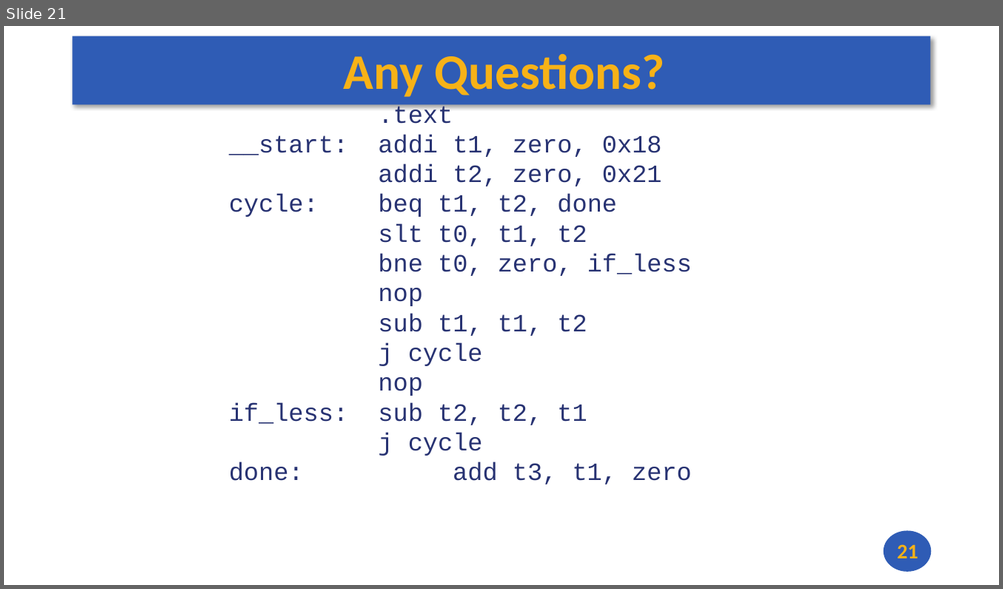
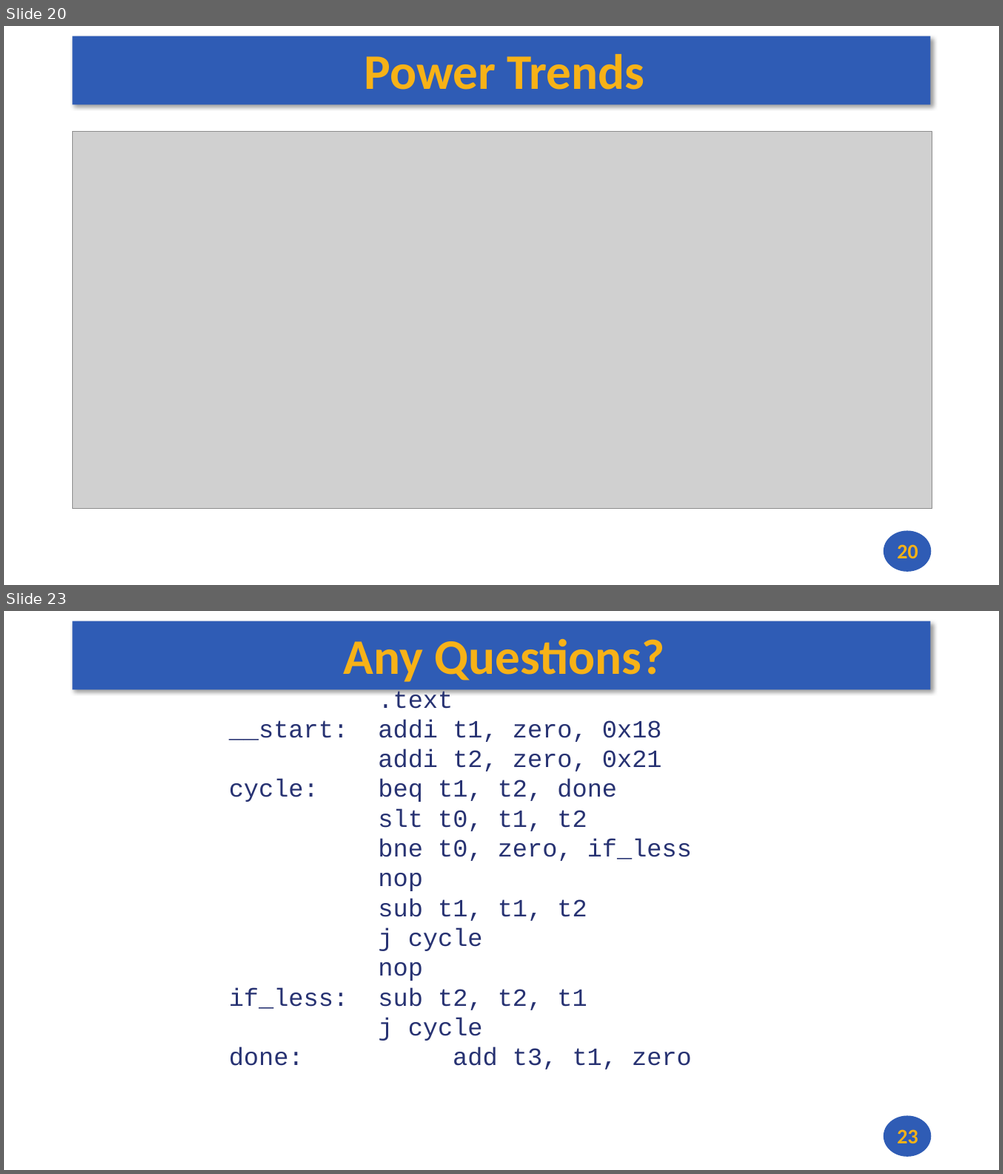
Before and after one commit to andrewt0301/hse-acos-course, a slide deck: docs/part1ca/01_Introduction/CA_Lecture_01.pptx. Shown one above the other, each under a label of ours: slide 21 before the commit, slides 20 and 23 after it; the slides between them are not shown. The pictures are 1003x589 and 1003x1174 pixels, drawn with LibreOffice and Linux fonts; fonts in the diff are those of the drawing; grey boxes stand for pictures. Boxes give left, top, right and bottom in pixels: in the first picture for what was removed or moved away, otherwise in the second. Text is boxed around its words. In the diff, an @@ line names an element or a change of style, - is before the commit and + after.

```diff
--- a/docs/part1ca/01_Introduction/CA_Lecture_01.pptx
+++ b/docs/part1ca/01_Introduction/CA_Lecture_01.pptx
@@ slide 20 added at bbox=[4, 26, 999, 585], background #FFFFFF; not listed: 2 template elements that a slide beside it also shows @@
@@ title added at bbox=[364, 54, 645, 90], 48 pt, text #F7B217, bold @@
+Power Trends
@@ picture added at bbox=[73, 132, 932, 509] @@
@@ page number added at bbox=[896, 545, 917, 559], 20 pt, text #F7B217, bold @@
+20
@@ what was slide 21 is now slide 23 @@
@@ page number at bbox=[896, 1130, 917, 1144]: text changed @@
-21
+23
```
Also in this commit, not shown: 6 slides changed, 3 other slides added, 2 slides removed, 4 other files.
